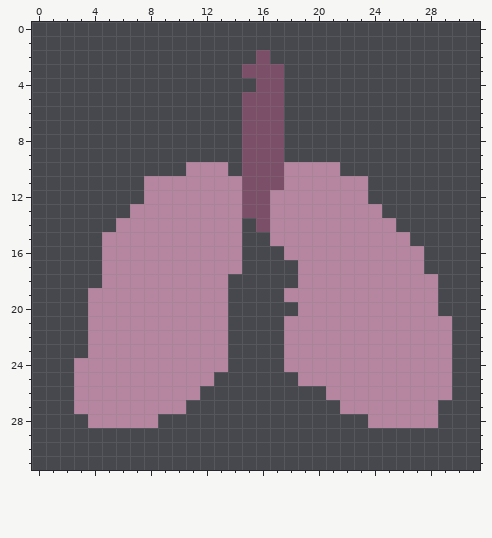
File history of a pixel-art file, Assets/Assets/Sprites/Aseprite/Organ-Lungs.aseprite. The picture above is the old version.
32x32 pixels, 1 frame.
Once edited:
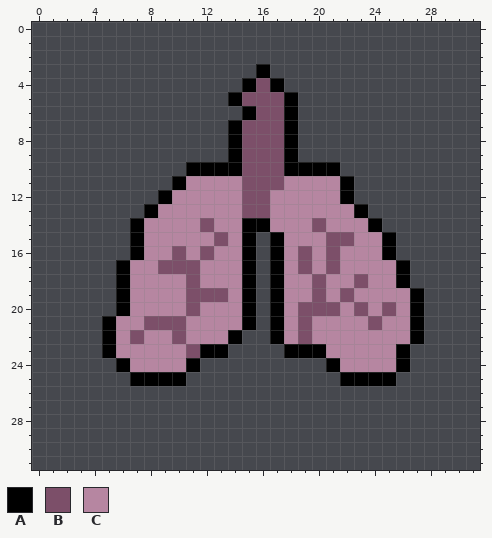
Palette (. is transparent): A #000000  B #7c4f69  C #b686a1
Change:
y 2: x 16 B -> .
y 3: x 15..17 BBB -> .A.
y 4: x 15 . -> A; x 17 B -> A
y 5: x 14 . -> A; x 18 . -> A
y 6: x 15 B -> A; x 18 . -> A
y 7..9: x 14 . -> A; x 18 . -> A
y 10: x 11..14 CCC. -> AAAA; x 18..21 CCCC -> AAAA
y 11: x 8..10 CCC -> ..A; x 22..23 CC -> A.
y 12: x 8..9 CC -> .A; x 22..23 CC -> A.
y 13: x 7..8 CC -> .A; x 23..24 CC -> A.
y 14: x 6..7 CC -> .A; x 12 C -> B; x 15..16 .B -> AA; x 20 C -> B; x 24..25 CC -> A.
y 15: x 5..7 CCC -> ..A; x 13 C -> B; x 15 . -> A; x 17 C -> A; x 21..22 CC -> BB; x 25..26 CC -> A.
y 16: x 5..7 CCC -> ..A; x 10 C -> B; x 12 C -> B; x 15 . -> A; x 17 . -> A; x 19 C -> B; x 21 C -> B; x 25..27 CCC -> A..
y 17: x 5..6 CC -> .A; x 9..11 CCC -> BBB; x 15 . -> A; x 17..19 ..C -> ACB; x 21 C -> B; x 26..27 CC -> A.
y 18: x 5..6 CC -> .A; x 11 C -> B; x 14..15 .. -> CA; x 17..18 .. -> AC; x 20 C -> B; x 23 C -> B; x 26..28 CCC -> A..
y 19: x 4..6 CCC -> ..A; x 11..15 CCC.. -> BBBCA; x 17 . -> A; x 20 C -> B; x 22 C -> B; x 27..28 CC -> A.
y 20: x 4..6 CCC -> ..A; x 11 C -> B; x 14..15 .. -> CA; x 17..21 ..CCC -> ACBBB; x 23 C -> B; x 25 C -> B; x 27..28 CC -> A.
y 21: x 4..5 CC -> .A; x 8..10 CCC -> BBB; x 14..15 .. -> CA; x 17 . -> A; x 19 C -> B; x 24 C -> B; x 27..29 CCC -> A..
y 22: x 4..5 CC -> .A; x 7 C -> B; x 10 C -> B; x 14 . -> A; x 17 . -> A; x 19 C -> B; x 27..29 CCC -> A..
y 23: x 4..5 CC -> .A; x 11..13 CCC -> BAA; x 18..20 CCC -> AAA; x 26..29 CCCC -> A...
y 24: x 3..6 CCCC -> ...A; x 11..13 CCC -> A..; x 18..21 CCCC -> ...A; x 26..29 CCCC -> A...
y 25: x 3..12 CCCCCCCCCC -> ....AAAA..; x 19..29 CCCCCCCCCCC -> ...AAAA....
y 26: x 3..11 CCCCCCCCC -> .........; x 21..29 CCCCCCCCC -> .........
y 27: x 3..10 CCCCCCCC -> ........; x 22..28 CCCCCCC -> .......
y 28: x 4..8 CCCCC -> .....; x 24..28 CCCCC -> .....
